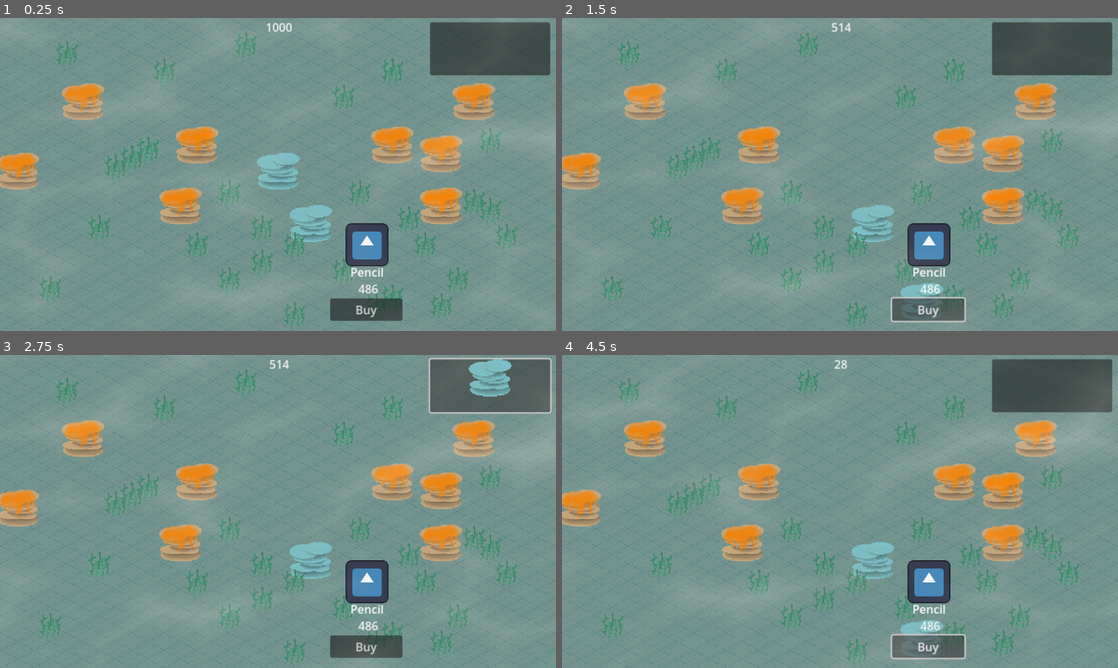
Above: before the commit, frames 1-4 (two rows, left to right).
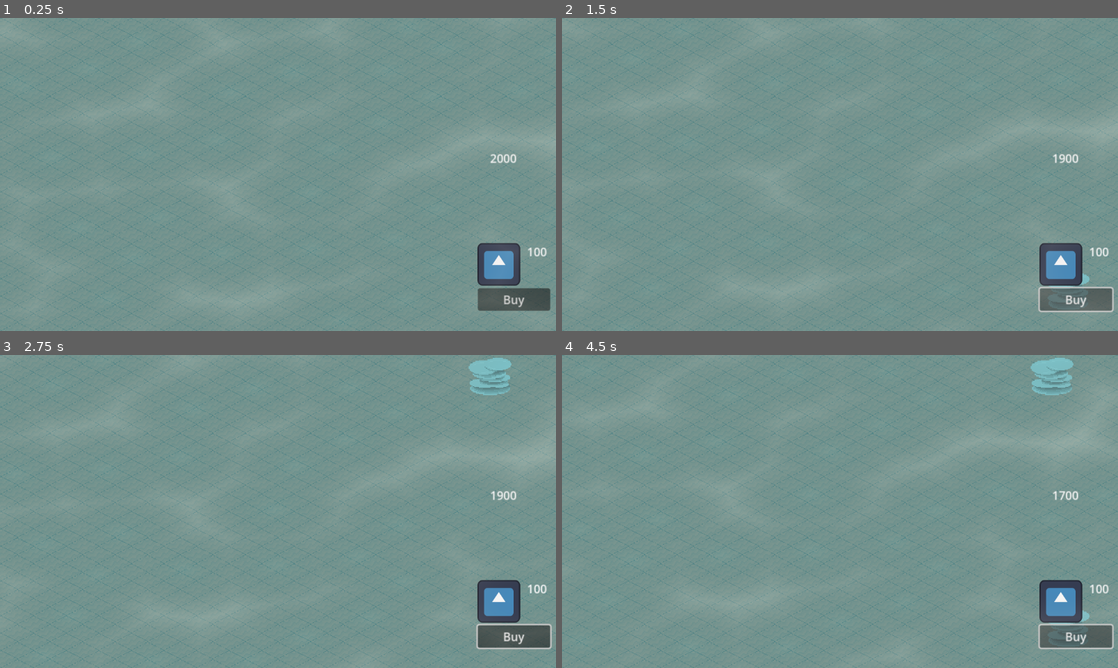
Above: after the commit, the same moments.

Repository: Bitweed/major6jam
Game: Godot game, scene res://main.tscn
Two runs of this game, one before a commit and one after it. Both use one fixed random seed, a clock stepped at 60 frames per second and the inputs below. The engine's default icon, where the game draws it, is replaced by a stand-in: a white triangle on a blue panel in a dark square.
Inputs (mouse positions are in pixels of both pictures, inside the frame that each line leads up to):
- Up to frame 1 (0.25 s): no input
- Up to frame 2 (1.5 s): click (1051, 49) at 0.52 s; click "Buy" at 1.25 s
- Up to frame 3 (2.75 s): click (489, 386) at 2.02 s
- Up to frame 4 (4.5 s): click "Buy" at 2.75 s; click (1051, 386) at 3.52 s; click "Buy" at 4.25 s

The runs differ from the first frame. In frame 1, 18% of the frame differs, in the area x 0-99%, y 1-99%; in frame 2, 18%; in frame 3, 17%; in frame 4, 18%.

Commit message:
Some fixes

Diff:
--- a/_scripts/block_placing.gd
+++ b/_scripts/block_placing.gd
@@ -1,9 +1,8 @@
 extends Node2D
 
-
-func _ready():
-	pass
-
+var tile_num = 0
+var x = 0
+var y = 0
 
 func _process(delta):
 	var mouse_tile = GameManager.tilemap.local_to_map(get_global_mouse_position())
@@ -11,15 +10,11 @@
 	var world_pos = GameManager.tilemap.to_global(local_pos)
 	global_position = world_pos
 
+	x = mouse_tile.x
+	y = mouse_tile.y
+
 
 func _unhandled_input(event):
 	if event is InputEventMouseButton && event.pressed && event.button_index == MOUSE_BUTTON_LEFT:
-
-		# random rotation
-		var dir = -1
-		if randi() % 2:
-			dir = 1
-		$texture.scale.x = dir
-
-		set_process(false)
-		set_process_unhandled_input(false)
+		GameManager.tilemap.set_cell(0, Vector2i(x, y), tile_num, Vector2i(0, 0))
+		queue_free()
--- a/_scripts/main.gd
+++ b/_scripts/main.gd
@@ -8,7 +8,5 @@
 	GameManager.buildings = $Buildings
 
 
-func _on_button_pressed():
-	var p = block.instantiate()
-	$Buildings.add_child(p)
-	p.position = Vector2(0, 0)
+#func _place_cell(x, y, tile_num):
+#	$TileMap.set_cell(0, Vector2i(x, y), tile_num, Vector2i(0, 0))
--- /dev/null
+++ b/_scripts/shop.gd
@@ -0,0 +1,12 @@
+extends Control
+
+var coins = 2000
+
+
+func _ready():
+	$Coins.text = str(coins)
+
+
+func update_coins(new_coins):
+	coins = new_coins
+	$Coins.text = str(coins)
--- a/pencil.gd
+++ b/_scripts/shop_item.gd
@@ -1,18 +1,23 @@
 extends Control
 
 var block = preload("res://prefabs/buildings/coral_1.tscn")
+@export var tile_num = 0
 @export var cost = 0
 
 func _ready():
 	$Cost.text = str(cost)
 
 
-
-# Called every frame. 'delta' is the elapsed time since the previous frame.
+# shoping process
 func _on_button_pressed():
 	var shop = get_parent()
+
 	if shop.coins >= cost:
+		# updating coins
 		shop.update_coins(shop.coins - cost)
+
+		# spawn block
 		var p = block.instantiate()
 		GameManager.buildings.add_child(p)
 		p.position = Vector2(0, 0)
+		p.tile_num = tile_num
--- a/main.tscn
+++ b/main.tscn
@@ -6,8 +6,7 @@
 [ext_resource type="Texture2D" uid="uid://jxn7ntgtyvtl" path="res://icon.svg" id="2_xns22"]
 [ext_resource type="Texture2D" uid="uid://devyvdbaa3bwu" path="res://textures/coral_1.png" id="4_apym3"]
 [ext_resource type="Texture2D" uid="uid://yxfgehyneere" path="res://textures/alge.png" id="6_57dx2"]
-[ext_resource type="PackedScene" uid="uid://b8iiitnqvw33m" path="res://prefabs/buildings/coral_1.tscn" id="6_o600p"]
-[ext_resource type="Texture2D" uid="uid://dybgnrif1jmb0" path="res://textures/blin.png" id="7_n8g8e"]
+[ext_resource type="PackedScene" uid="uid://fi1i5geuauy1" path="res://prefabs/buildings/coral.tscn" id="6_erxr2"]
 [ext_resource type="PackedScene" uid="uid://dvi6bw1qagk5p" path="res://shop.tscn" id="9_gvday"]
 
 [sub_resource type="TileSetAtlasSource" id="TileSetAtlasSource_nddb5"]
@@ -21,11 +20,6 @@
 occlusion_layer_0/light_mask = 1
 sources/0 = SubResource("TileSetAtlasSource_nddb5")
 
-[sub_resource type="TileSetAtlasSource" id="TileSetAtlasSource_04loo"]
-texture = ExtResource("4_apym3")
-texture_region_size = Vector2i(90, 64)
-0:0/0 = 0
-
 [sub_resource type="TileSetAtlasSource" id="TileSetAtlasSource_pse0s"]
 texture = ExtResource("6_57dx2")
 texture_region_size = Vector2i(45, 58)
@@ -33,23 +27,28 @@
 0:0/animation_frame_1/duration = 1.0
 0:0/0 = 0
 
-[sub_resource type="TileSetAtlasSource" id="TileSetAtlasSource_2fk05"]
-texture = ExtResource("7_n8g8e")
-texture_region_size = Vector2i(90, 64)
+[sub_resource type="TileSetScenesCollectionSource" id="TileSetScenesCollectionSource_xi6xe"]
+scenes/1/scene = ExtResource("6_erxr2")
+
+[sub_resource type="TileSetAtlasSource" id="TileSetAtlasSource_w8l8w"]
+texture = ExtResource("4_apym3")
+texture_region_size = Vector2i(45, 24)
+0:0/size_in_atlas = Vector2i(2, 3)
 0:0/0 = 0
 
 [sub_resource type="TileSet" id="TileSet_ytsjb"]
 tile_shape = 1
 tile_size = Vector2i(45, 24)
-sources/0 = SubResource("TileSetAtlasSource_04loo")
 sources/1 = SubResource("TileSetAtlasSource_pse0s")
-sources/3 = SubResource("TileSetAtlasSource_2fk05")
+sources/2 = SubResource("TileSetScenesCollectionSource_xi6xe")
+sources/5 = SubResource("TileSetAtlasSource_w8l8w")
 
 [node name="Main" type="Node2D"]
 script = ExtResource("1_a4ofq")
 metadata/_edit_vertical_guides_ = []
 
 [node name="Enviroment" type="Node2D" parent="."]
+metadata/_edit_lock_ = true
 
 [node name="GroundTileMap" type="TileMap" parent="Enviroment"]
 y_sort_enabled = true
@@ -58,16 +57,18 @@
 format = 2
 layer_0/y_sort_enabled = true
 layer_0/tile_data = PackedInt32Array(-589831, 0, 0, -524295, 0, 0, -458759, 0, 0, -393223, 0, 0, -327687, 0, 0, -262151 …(66000 unchanged characters)…
+metadata/_edit_lock_ = true
 
 [node name="caustics" type="Sprite2D" parent="Enviroment"]
 top_level = true
 material = ExtResource("2_ptq8v")
-position = Vector2(3, -5)
 scale = Vector2(16, 9)
 texture = ExtResource("2_xns22")
+metadata/_edit_lock_ = true
 
 [node name="Camera2D" type="Camera2D" parent="."]
 zoom = Vector2(1.5, 1.5)
+metadata/_edit_lock_ = true
 
 [node name="TileMap" type="TileMap" parent="."]
 y_sort_enabled = true
@@ -75,18 +76,10 @@
 tile_set = SubResource("TileSet_ytsjb")
 format = 2
 layer_0/y_sort_enabled = true
-layer_0/tile_data = PackedInt32Array(720897, 1, 0, 589826, 1, 0, 327683, 1, 0, 131074, 1, 0, 524292, 1, 0, 524288, 1, 0, 458751, 1, 0, 720895, 1, 0, 917507, 1, 0, 983042, 1, 0, 262150, 1, 0, 196613, 1, 0, 458758, 1, 0, 786437, 1, 0, 983044, 1, 0, 1048576, 1, 0, 851966, 1, 0, 589821, 1, 0, 196606, 1, 0, -262141, 3, 0, -131077, 1, 0, -65541, 1, 0, -6, 1, 0, 458746, 1, 0, -262138, 1, 0, -917506, 1, 0, -720900, 1, 0, -851975, 1, 0, 917496, 1, 0, -589823, 1, 0, -786429, 1, 0, 262140, 3, 0, -196611, 3, 0, -589819, 3, 0, 196612, 3, 0, -196604, 3, 0, -9, 3, 0, -524295, 3, 0, 327680, 0, 0)
-
-[node name="Button" type="Button" parent="."]
-offset_left = 210.0
-offset_top = -210.0
-offset_right = 376.0
-offset_bottom = -137.0
+metadata/_edit_lock_ = true
 
 [node name="Buildings" type="Node2D" parent="."]
 y_sort_enabled = true
-
-[node name="Coral_1" parent="Buildings" instance=ExtResource("6_o600p")]
 
 [node name="DirectionalLight2D" type="DirectionalLight2D" parent="."]
 visible = false
@@ -95,5 +88,14 @@
 blend_mode = 1
 
 [node name="Shop" parent="." instance=ExtResource("9_gvday")]
-
-[connection signal="pressed" from="Button" to="." method="_on_button_pressed"]
+anchors_preset = 8
+anchor_left = 0.5
+anchor_top = 0.5
+anchor_right = 0.5
+anchor_bottom = 0.5
+offset_left = 310.0
+offset_top = 181.0
+offset_right = 310.0
+offset_bottom = 181.0
+size_flags_horizontal = 4
+size_flags_vertical = 4
--- /dev/null
+++ b/prefabs/buildings/coral.tscn
@@ -0,0 +1,9 @@
+[gd_scene load_steps=2 format=3 uid="uid://fi1i5geuauy1"]
+
+[ext_resource type="Texture2D" uid="uid://devyvdbaa3bwu" path="res://textures/coral_1.png" id="1_8mxeg"]
+
+[node name="coral" type="Node2D"]
+
+[node name="texture" type="Sprite2D" parent="."]
+texture_filter = 1
+texture = ExtResource("1_8mxeg")
--- a/shop.gd
+++ /dev/null
@@ -1,16 +0,0 @@
-extends Control
-
-var coins = 1000
-# Called when the node enters the scene tree for the first time.
-func _ready():
-	$Coins.text = str(coins) # Replace with function body.
-
-
-# Called every frame. 'delta' is the elapsed time since the previous frame.
-func _process(delta):
-	pass
-
-
-func update_coins(new_coins):
-	coins = new_coins
-	$Coins.text = str(coins)
--- a/shop.tscn
+++ b/shop.tscn
@@ -1,7 +1,7 @@
 [gd_scene load_steps=4 format=3 uid="uid://dvi6bw1qagk5p"]
 
-[ext_resource type="Script" path="res://shop.gd" id="1_fxkg6"]
-[ext_resource type="Script" path="res://pencil.gd" id="2_n236e"]
+[ext_resource type="Script" path="res://_scripts/shop.gd" id="1_t6vdd"]
+[ext_resource type="Script" path="res://_scripts/shop_item.gd" id="2_87rqf"]
 [ext_resource type="Texture2D" uid="uid://jxn7ntgtyvtl" path="res://icon.svg" id="2_r53ns"]
 
 [node name="Shop" type="Control"]
@@ -11,47 +11,80 @@
 anchor_bottom = 1.0
 grow_horizontal = 2
 grow_vertical = 2
-script = ExtResource("1_fxkg6")
+script = ExtResource("1_t6vdd")
 
 [node name="Item" type="Control" parent="."]
-anchors_preset = 0
-offset_right = 40.0
-offset_bottom = 40.0
-script = ExtResource("2_n236e")
-cost = 486
+layout_mode = 1
+anchors_preset = 8
+anchor_left = 0.5
+anchor_top = 0.5
+anchor_right = 0.5
+anchor_bottom = 0.5
+offset_left = -20.0
+offset_top = -20.0
+offset_right = 20.0
+offset_bottom = 20.0
+grow_horizontal = 2
+grow_vertical = 2
+script = ExtResource("2_87rqf")
+tile_num = 5
+cost = 100
 
 [node name="Button" type="Button" parent="Item"]
-layout_mode = 0
-offset_left = 72.0
-offset_top = 171.0
-offset_right = 172.0
-offset_bottom = 202.0
+layout_mode = 1
+anchors_preset = 8
+anchor_left = 0.5
+anchor_top = 0.5
+anchor_right = 0.5
+anchor_bottom = 0.5
+offset_left = -34.0
+offset_top = -24.0
+offset_right = 66.0
+offset_bottom = 7.0
+grow_horizontal = 2
+grow_vertical = 2
 text = "Buy"
+icon_alignment = 1
 
 [node name="NameItem" type="Label" parent="Item"]
 top_level = true
-layout_mode = 0
-offset_left = 100.0
-offset_top = 123.0
-offset_right = 147.0
-offset_bottom = 149.0
+layout_mode = 1
+anchors_preset = 8
+anchor_left = 0.5
+anchor_top = 0.5
+anchor_right = 0.5
+anchor_bottom = 0.5
+offset_left = 31.0
+offset_top = -54.0
+offset_right = 78.0
+offset_bottom = -28.0
+grow_horizontal = 2
+grow_vertical = 2
 text = "Pencil"
 
 [node name="Sprite2D" type="Sprite2D" parent="Item"]
-position = Vector2(123, 97)
+position = Vector2(15, -37)
 scale = Vector2(0.460938, 0.460938)
 texture = ExtResource("2_r53ns")
 
 [node name="Cost" type="Label" parent="Item"]
-layout_mode = 0
-offset_left = 90.0
-offset_top = 146.0
-offset_right = 160.0
-offset_bottom = 172.0
-text = "993"
+layout_mode = 1
+anchors_preset = 8
+anchor_left = 0.5
+anchor_top = 0.5
+anchor_right = 0.5
+anchor_bottom = 0.5
+offset_left = 13.0
+offset_top = -86.0
+offset_right = 83.0
+offset_bottom = -60.0
+grow_horizontal = 2
+grow_vertical = 2
+text = "0"
 horizontal_alignment = 1
 
 [node name="Coins" type="Label" parent="."]
+layout_mode = 0
 offset_left = -18.0
 offset_top = -215.0
 offset_right = 22.0
Not shown: 1 places in main.tscn that only renumber resources
Binary file changed: textures/coral_1.png
Binary file added: textures/fish/clownfish.png
